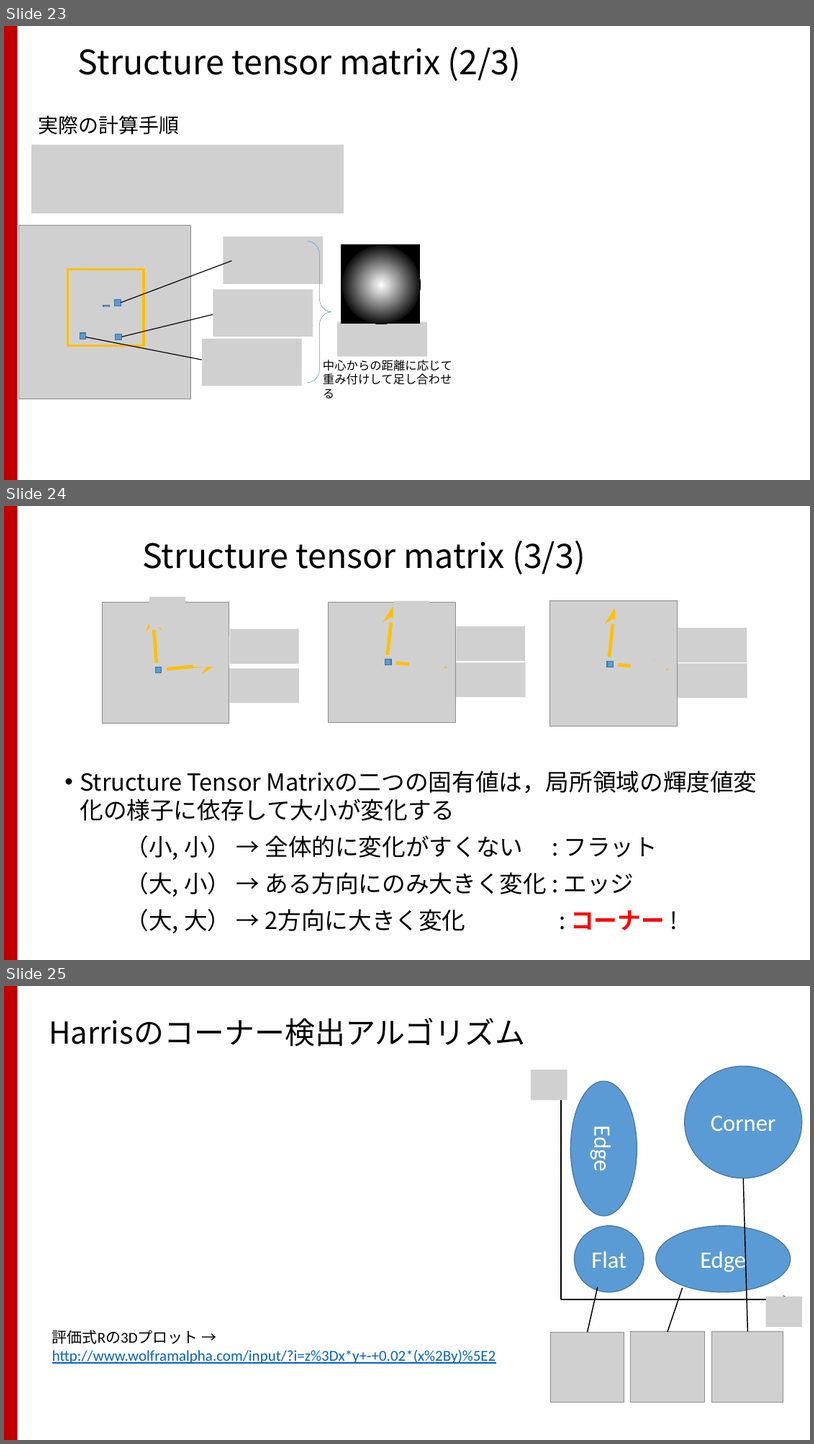
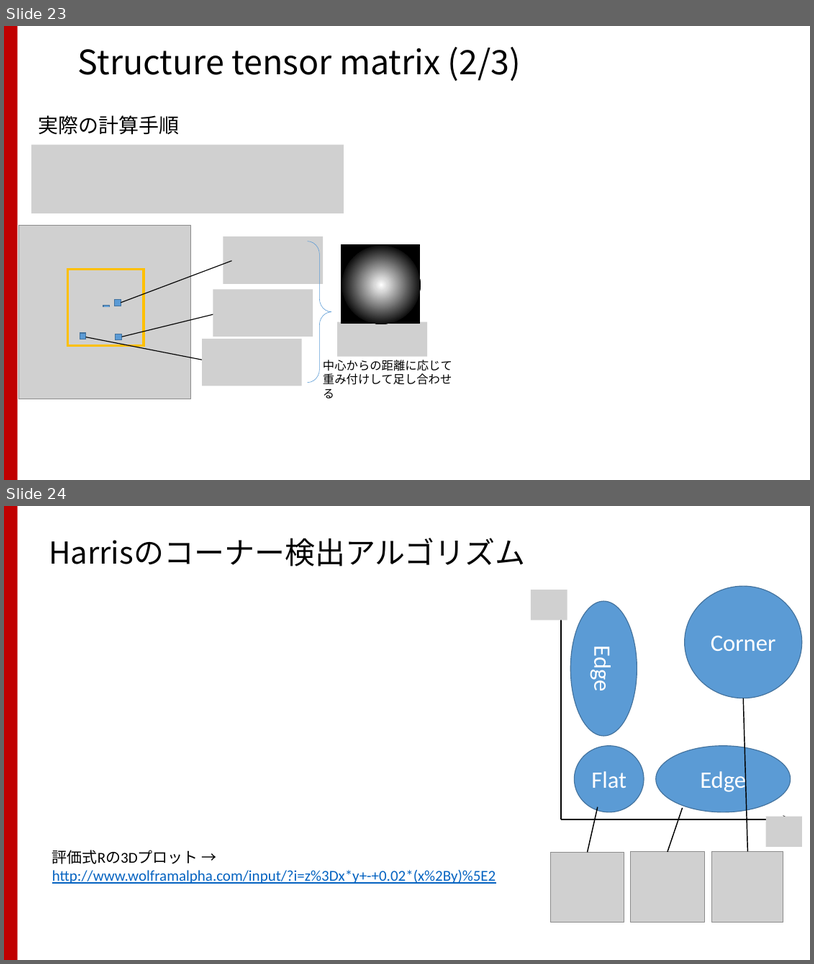
Before and after one commit to TakashiIjiri/TakashiIjiri.github.io, a slide deck: classes/dm2018_2/dm2_2.pptx. Shown one above the other, each under a label of ours: slides 23, 24 and 25 before the commit, slides 23 and 24 after it. The pictures are 814x1444 and 814x964 pixels, drawn with LibreOffice and Linux fonts; fonts in the diff are those of the drawing; grey boxes stand for pictures. Boxes give left, top, right and bottom in pixels: in the first picture for what was removed or moved away, otherwise in the second. Text is boxed around its words. In the diff, an @@ line names an element or a change of style, - is before the commit and + after.

```diff
--- a/classes/dm2018_2/dm2_2.pptx
+++ b/classes/dm2018_2/dm2_2.pptx
@@ slide 24 removed at (4,506,810,960), background #FFFFFF; not listed: 1 template element that a slide beside it also shows @@
@@ title removed at (142,541,586,574) @@
-Structure tensor matrix (3/3)
@@ picture removed at (102,602,229,723) @@
@@ picture removed at (329,602,456,723) @@
@@ picture removed at (550,600,677,726) @@
@@ rectangle removed at (155,667,161,673) @@
@@ group removed at (149,597,299,703): 4 pictures, 2 arrows @@
@@ rectangle removed at (386,659,392,665) @@
@@ group removed at (388,601,526,698): 4 pictures, 2 arrows @@
@@ rectangle removed at (608,661,614,667) @@
@@ group removed at (610,602,748,698): 4 pictures, 2 arrows @@
@@ text removed at (80,770,758,933) @@
-• Structure Tensor Matrixの二つの固有値は，局所領域の輝度値変化の様子に依存して大小が変化する
-（小, 小） → 全体的に変化がすくない : フラット
-（大, 小） → ある方向にのみ大きく変化 : エッジ
-（大, 大） → 2方向に大きく変化 : コーナー !
@@ what was slide 25 is now slide 24 @@
```
Also in this commit, not shown: 5 slides changed, 1 slide added, 2 other slides removed, 1 other file.
